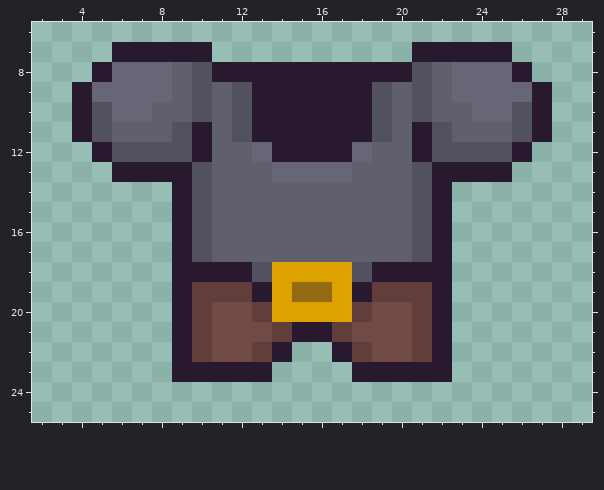
Pixel-art sprite -- Pirates/Equipment/Chest/Simple.png. This is how it looked before the edit.
The file is 32x32 pixels. Shown: x 2..29, y 6..25.
Once edited:
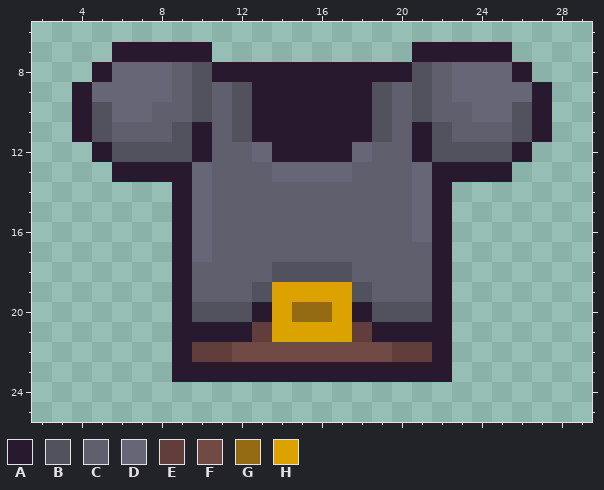
Palette (. is transparent): A #28192f  B #52525f  C #5f5f6e  D #666676  E #613d3b  F #714945  G #946b13  H #dca300
The edit:
@@ x 8..23 @@
 12 BBACCDAAAADCCABB
-13 AABCCCDDDDCCCBAA
-14 .ABCCCCCCCCCCBA.
-15 .ABCCCCCCCCCCBA.
-16 .ABCCCCCCCCCCBA.
-17 .ABCCCCCCCCCCBA.
-18 .AAAABHHHHBAAAA.
-19 .AEEEAHGGHAEEEA.
-20 .AEFFEHHHHEFFEA.
-21 .AEFFFEAAEFFFEA.
-22 .AEFFEA..AEFFEA.
-23 .AAAAA....AAAAA.
+13 AADCCCDDDDCCCDAA
+14 .ADCCCCCCCCCCDA.
+15 .ADCCCCCCCCCCDA.
+16 .ADCCCCCCCCCCDA.
+17 .ADCCCCCCCCCCCA.
+18 .ACCCCBBBBCCCCA.
+19 .ACCCBHHHHBCCCA.
+20 .ABBBAHGGHABBBA.
+21 .AAAAEHHHHEAAAA.
+22 .AEEFFFFFFFFEEA.
+23 .AAAAAAAAAAAAAA.
 24 ................
Pixel boxes of the changes (left, top, right, bottom) in both pictures:
changed: (192, 162, 432, 382)
